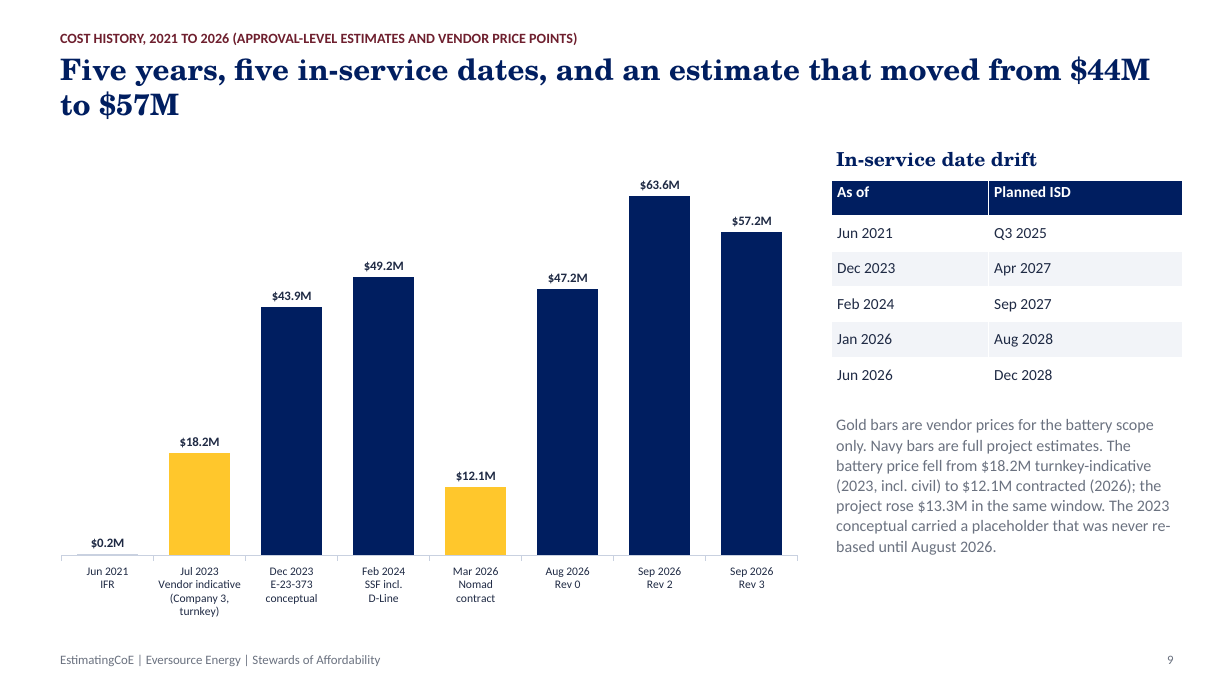
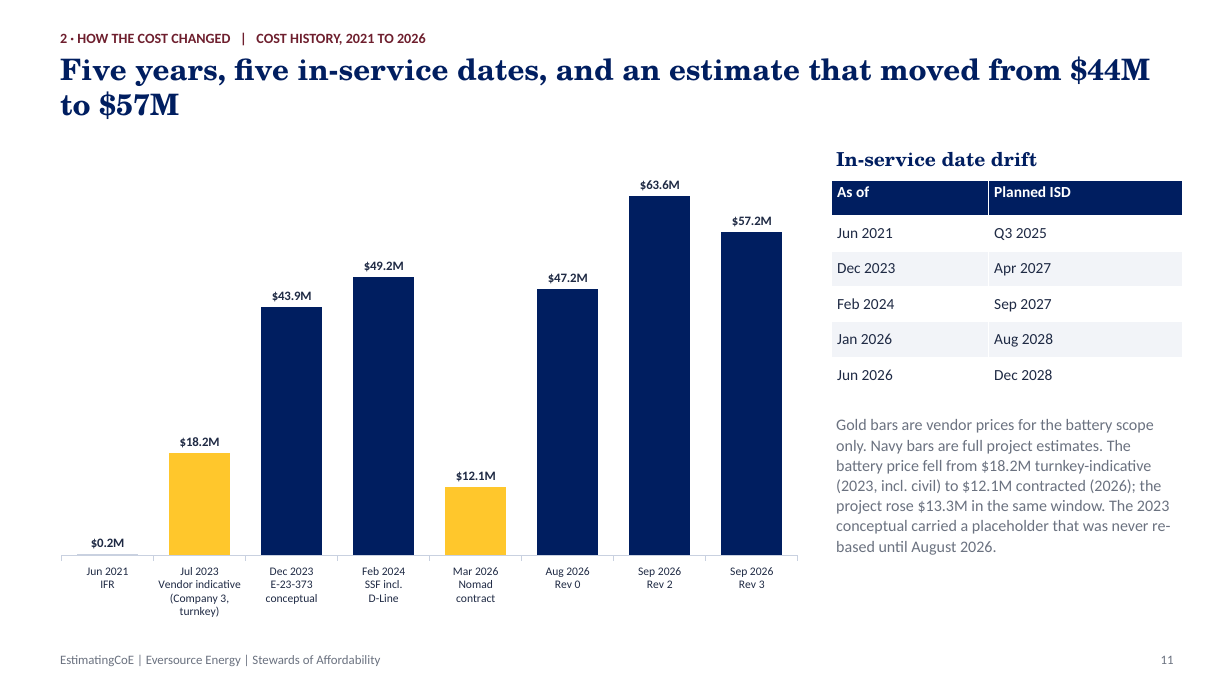
Before and after one commit to gbassaragh/BESS, a slide deck: slide 11 of Hyde Park BESS/6) Cost Analysis Deliverables/Hyde Park BESS - Cost Analysis Deck.pptx (slide 9 before the commit). Drawn at 1232x693 pixels with LibreOffice and Linux fonts; fonts in the diff are those of the drawing. Boxes give left, top, right and bottom in pixels: in the first picture for what was removed or moved away, otherwise in the second. Text is boxed around its words. In the diff, an @@ line names an element or a change of style, - is before the commit and + after.

```diff
--- a/Hyde Park BESS/6) Cost Analysis Deliverables/Hyde Park BESS - Cost Analysis Deck.pptx
+++ b/Hyde Park BESS/6) Cost Analysis Deliverables/Hyde Park BESS - Cost Analysis Deck.pptx
@@ text at (60, 33, 426, 45): text changed @@
-COST HISTORY, 2021 TO 2026 (APPROVAL-LEVEL ESTIMATES AND VENDOR PRICE POINTS)
+2 · HOW THE COST CHANGED | COST HISTORY, 2021 TO 2026
@@ text at (1161, 656, 1174, 664): text changed @@
-9
+11
```
Also in this commit, not shown: 20 other slides changed, 4 other files.
